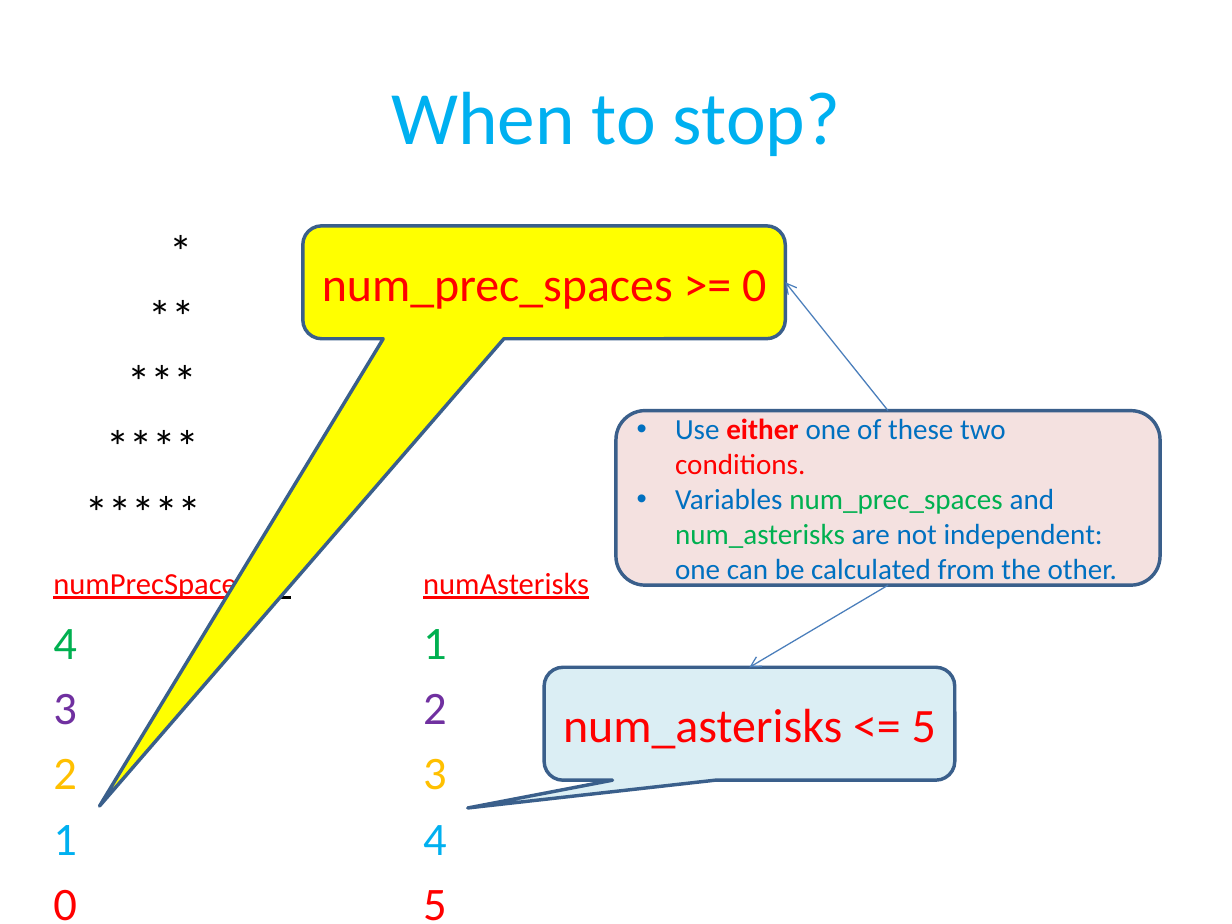
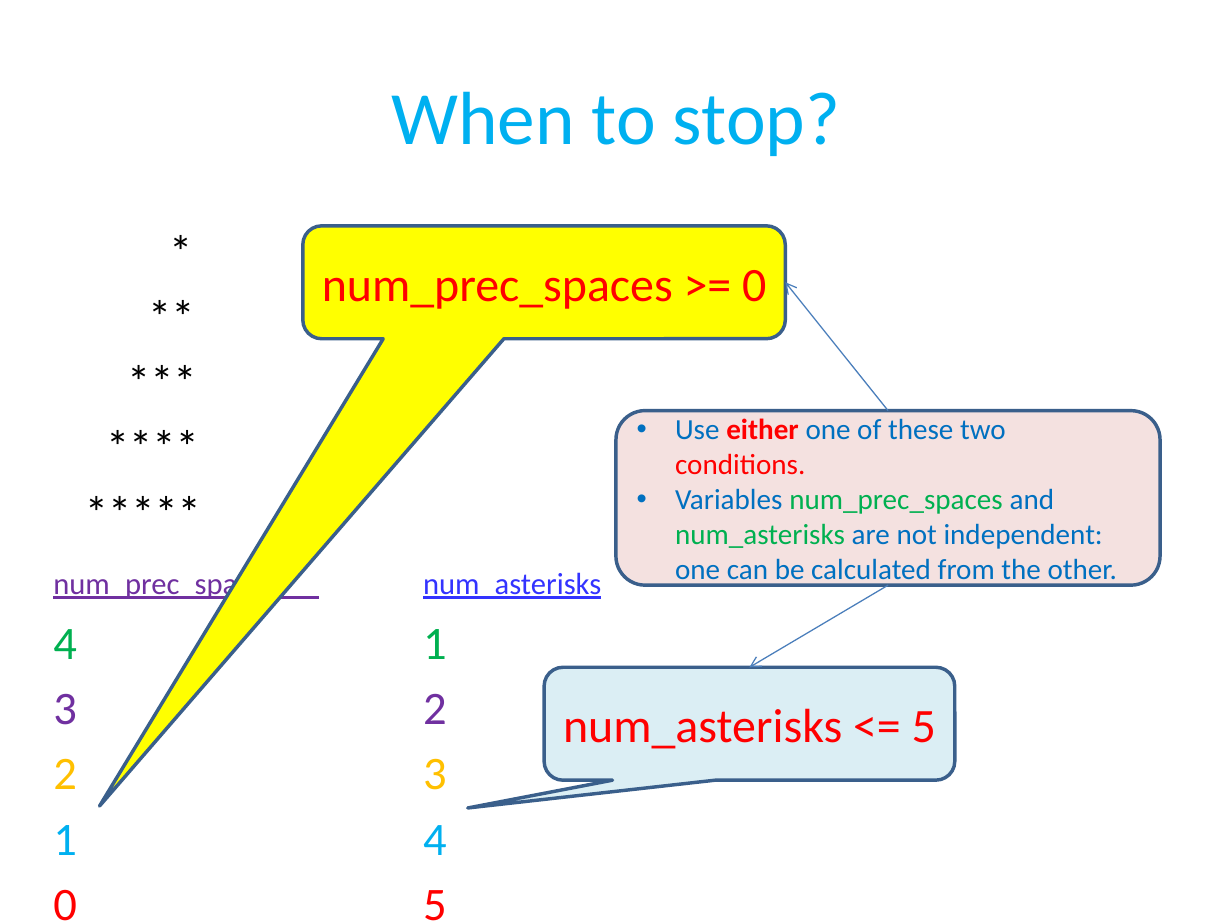
Before and after one commit to tong-yee/tong-yee.github.io, a slide deck: slide 31 of 135/slides/ch04/asterisk_pattern.pptx (slide 30 before the commit). Drawn at 1232x924 pixels with LibreOffice and Linux fonts; fonts in the diff are those of the drawing. Boxes give left, top, right and bottom in pixels: in the first picture for what was removed or moved away, otherwise in the second. Text is boxed around its words. In the diff, an @@ line names an element or a change of style, - is before the commit and + after.

```diff
--- a/135/slides/ch04/asterisk_pattern.pptx
+++ b/135/slides/ch04/asterisk_pattern.pptx
@@ text at <box>53,568,601,601</box>: text changed; text colour #FF0000 to #7030A0 @@
-numPrecSpaces numAsterisks
+num_prec_spaces num_asterisks
```
Also in this commit, not shown: 11 other slides changed, 6 slides added, 2 slides removed, 24 other files.
